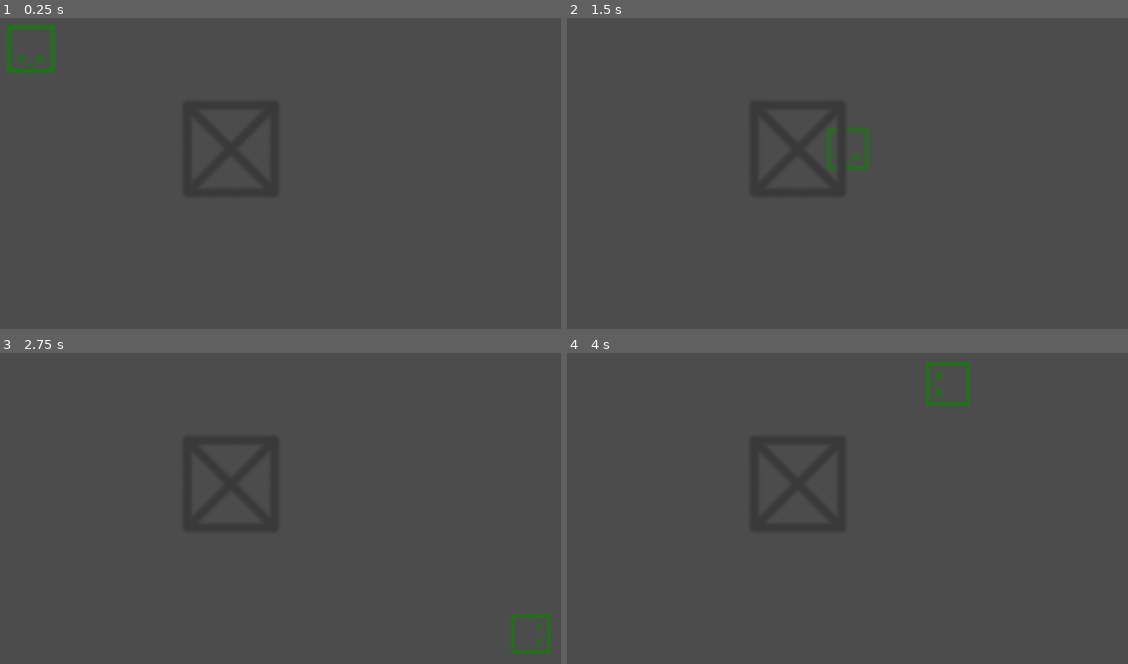
Above: before the commit, frames 1-4 (two rows, left to right).
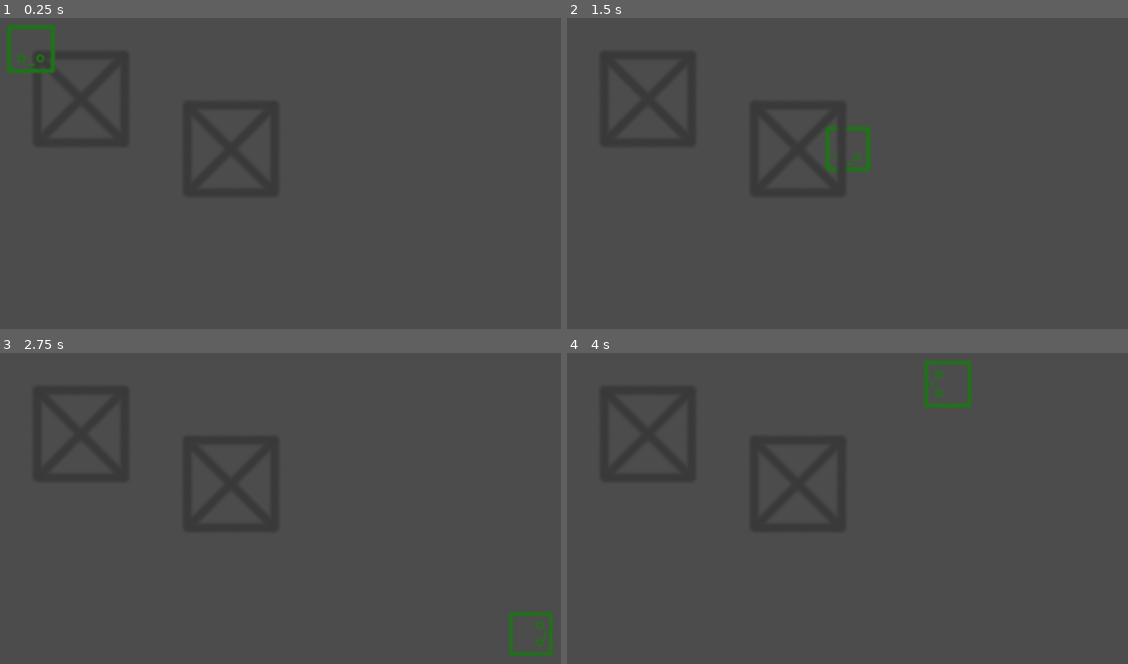
Above: after the commit, the same moments.

Repository: cctechwiz/Anamnesis
Game: Godot game, scene res://src/World/Levels/GridTest.tscn
Two runs of this game, one before a commit and one after it. Both use one fixed random seed, a clock stepped at 60 frames per second and the inputs below.
Inputs:
- Up to frame 1 (0.25 s): no input
- Up to frame 2 (1.5 s): tap Enter at 0.5 s; hold Right (ui_right) 0.53-1.28 s; hold Down (ui_down) from 1.28 s (still down)
- Up to frame 3 (2.75 s): release Down (ui_down) at 2.03 s; hold Right (ui_right) from 2.03 s (still down)
- Up to frame 4 (4 s): release Right (ui_right) at 2.78 s; hold Up (ui_up) 2.78-3.53 s; hold Left (ui_left) from 3.53 s (still down)

The runs differ from the first frame. In frame 2, 0.2% of the frame differs, in the area x 45-55%, y 34-50%; in frame 3, 0.4%, in the area x 90-99%, y 83-98%; in frame 4, 0.4%.
Error before the commit: Parse Error: A non-void function must return a value in all possible paths. (res://src/Core/Grid/Grid.gd:17)

Commit message:
who knows ....

Diff:
--- a/game/project.godot
+++ b/game/project.godot
@@ -23,6 +23,17 @@
 
 window/size/height=640
 
+[input]
+
+ui_accept={
+"deadzone": 0.5,
+"events": [ Object(InputEventKey,"resource_local_to_scene":false,"resource_name":"","device":0,"alt":false,"shift":false,"control":false,"meta":false,"command":false,"pressed":false,"scancode":16777221,"unicode":0,"echo":false,"script":null)
+, Object(InputEventKey,"resource_local_to_scene":false,"resource_name":"","device":0,"alt":false,"shift":false,"control":false,"meta":false,"command":false,"pressed":false,"scancode":16777222,"unicode":0,"echo":false,"script":null)
+, Object(InputEventKey,"resource_local_to_scene":false,"resource_name":"","device":0,"alt":false,"shift":false,"control":false,"meta":false,"command":false,"pressed":false,"scancode":32,"unicode":0,"echo":false,"script":null)
+, Object(InputEventJoypadButton,"resource_local_to_scene":false,"resource_name":"","device":0,"button_index":0,"pressure":0.0,"pressed":false,"script":null)
+ ]
+}
+
 [rendering]
 
 environment/default_environment="res://default_env.tres"
--- a/game/src/Characters/Player/Player.gd
+++ b/game/src/Characters/Player/Player.gd
@@ -1,6 +1,8 @@
 extends "res://src/Core/Grid/Gridable.gd"
 
+
 onready var Grid: = get_parent()
+
 
 func _ready() -> void:
 	# TODO: Ensure the player is aligned to "the grid" (aka a multiple of 32)
@@ -8,6 +10,11 @@
 
 
 func _process(delta: float) -> void:
+	#set_process(false)
+	#$KeyPressDebounce.start()
+	#yield($KeyPressDebounce, "timeout")
+	#set_process(true)
+
 	var input_direction = get_input_direction() # TODO: Should this move to _input() ?
 	if not input_direction:
 		return
@@ -20,22 +27,50 @@
 	# TEMP: Just move the player to the next "grid space" position
 	var target_position: Vector2 = position + (input_direction * 64)
 
-	if target_position:
+	# TODO: Check raycast if player can move to that space
+	if can_move(target_position):
 		move_to(target_position)
 	else:
 		bump()
 
 
 func get_input_direction() -> Vector2:
-	# TODO: experiment with disabling diagonal movement
-	return Vector2(
-		int(Input.is_action_pressed("ui_right")) - int(Input.is_action_pressed("ui_left")),
-		int(Input.is_action_pressed("ui_down")) - int(Input.is_action_pressed("ui_up"))
+	var up: bool = Input.is_action_pressed("ui_up")
+	var right: bool = Input.is_action_pressed("ui_right")
+	var down: bool = Input.is_action_pressed("ui_down")
+	var left: bool = Input.is_action_pressed("ui_left")
+
+	var input_direction: = Vector2(
+		int(right) - int(left),
+		int(down) - int(up)
 	)
+
+	if input_direction.x != 0 && input_direction.y != 0:
+		input_direction = Vector2.ZERO
+
+	return input_direction
 
 
 func update_look_direction(look_towards: Vector2) -> void:
 	$Pivot/Sprite.rotation = look_towards.angle()
+
+
+func can_move(target_position: Vector2) -> bool:
+	var target_open: = true
+	match target_position:
+		Vector2.UP:
+			if $RayCasts/Up.is_colliding():
+				target_open = false
+		Vector2.RIGHT:
+			if $RayCasts/Right.is_colliding():
+				target_open = false
+		Vector2.DOWN:
+			if $RayCasts/Down.is_colliding():
+				target_open = false
+		Vector2.LEFT:
+			if $RayCasts/Left.is_colliding():
+				target_open = false
+	return target_open
 
 
 func move_to(target_position: Vector2) -> void:
--- a/game/src/Characters/Player/Player.tscn
+++ b/game/src/Characters/Player/Player.tscn
@@ -5,35 +5,47 @@
 
 [sub_resource type="Animation" id=1]
 resource_name = "bump"
-length = 0.02
+length = 0.05
 step = 0.01
 tracks/0/type = "value"
-tracks/0/path = NodePath("Pivot/Sprite:scale")
+tracks/0/path = NodePath("../Player/Pivot/Sprite:scale")
 tracks/0/interp = 1
 tracks/0/loop_wrap = true
 tracks/0/imported = false
 tracks/0/enabled = true
 tracks/0/keys = {
-"times": PoolRealArray( 0, 0.01, 0.02 ),
+"times": PoolRealArray( 0, 0.02, 0.05 ),
 "transitions": PoolRealArray( 1, 1, 1 ),
 "update": 0,
 "values": [ Vector2( 1, 1 ), Vector2( 0.9, 0.9 ), Vector2( 1, 1 ) ]
 }
+tracks/1/type = "value"
+tracks/1/path = NodePath("../Player/Pivot/Sprite:modulate")
+tracks/1/interp = 1
+tracks/1/loop_wrap = true
+tracks/1/imported = false
+tracks/1/enabled = true
+tracks/1/keys = {
+"times": PoolRealArray( 0, 0.02, 0.05 ),
+"transitions": PoolRealArray( 1, 1, 1 ),
+"update": 0,
+"values": [ Color( 1, 1, 1, 1 ), Color( 0.835294, 0.223529, 0.223529, 1 ), Color( 1, 1, 1, 1 ) ]
+}
 
 [sub_resource type="Animation" id=2]
-length = 0.15
+length = 0.14
 step = 0.01
 tracks/0/type = "value"
-tracks/0/path = NodePath("Pivot/Sprite:scale")
+tracks/0/path = NodePath("../Player/Pivot/Sprite:scale")
 tracks/0/interp = 1
 tracks/0/loop_wrap = true
 tracks/0/imported = false
 tracks/0/enabled = true
 tracks/0/keys = {
-"times": PoolRealArray( 0, 0.02, 0.07, 0.13, 0.15 ),
+"times": PoolRealArray( 0, 0.02, 0.07, 0.12, 0.14 ),
 "transitions": PoolRealArray( 1, 1, 1, 1, 1 ),
 "update": 0,
-"values": [ Vector2( 1, 1 ), Vector2( 0.9, 0.9 ), Vector2( 0.8, 0.8 ), Vector2( 0.9, 0.9 ), Vector2( 1, 1 ) ]
+"values": [ Vector2( 1, 1 ), Vector2( 0.95, 0.95 ), Vector2( 0.9, 0.9 ), Vector2( 0.95, 0.95 ), Vector2( 1, 1 ) ]
 }
 
 [node name="Player" type="Node2D"]
@@ -50,3 +62,20 @@
 
 [node name="Sprite" type="Sprite" parent="Pivot"]
 texture = ExtResource( 2 )
+
+[node name="KeyPressDebounce" type="Timer" parent="."]
+wait_time = 0.06
+
+[node name="RayCasts" type="Position2D" parent="."]
+
+[node name="Up" type="RayCast2D" parent="RayCasts"]
+cast_to = Vector2( 0, -64 )
+
+[node name="Right" type="RayCast2D" parent="RayCasts"]
+cast_to = Vector2( 64, 0 )
+
+[node name="Down" type="RayCast2D" parent="RayCasts"]
+cast_to = Vector2( 0, 64 )
+
+[node name="Left" type="RayCast2D" parent="RayCasts"]
+cast_to = Vector2( -64, 0 )
--- a/game/src/Core/Grid/Grid.gd
+++ b/game/src/Core/Grid/Grid.gd
@@ -30,6 +30,7 @@
 			var pawn_name = get_cell_pawn(cell_target).name
 			print("Cell %s contains %s" %[cell_target, pawn_name])
 			return Vector2.ZERO
+	return Vector2.ZERO
 
 
 func update_pawn_position(pawn: Node2D, cell_start: Vector2, cell_target: Vector2) -> Vector2:
--- a/game/src/World/Levels/GridTest.tscn
+++ b/game/src/World/Levels/GridTest.tscn
@@ -14,6 +14,10 @@
 0/tile_mode = 0
 0/occluder_offset = Vector2( 0, 0 )
 0/navigation_offset = Vector2( 0, 0 )
+0/shape_offset = Vector2( 0, 0 )
+0/shape_transform = Transform2D( 1, 0, 0, 1, 0, 0 )
+0/shape_one_way = false
+0/shape_one_way_margin = 0.0
 0/shapes = [  ]
 0/z_index = 0
 
